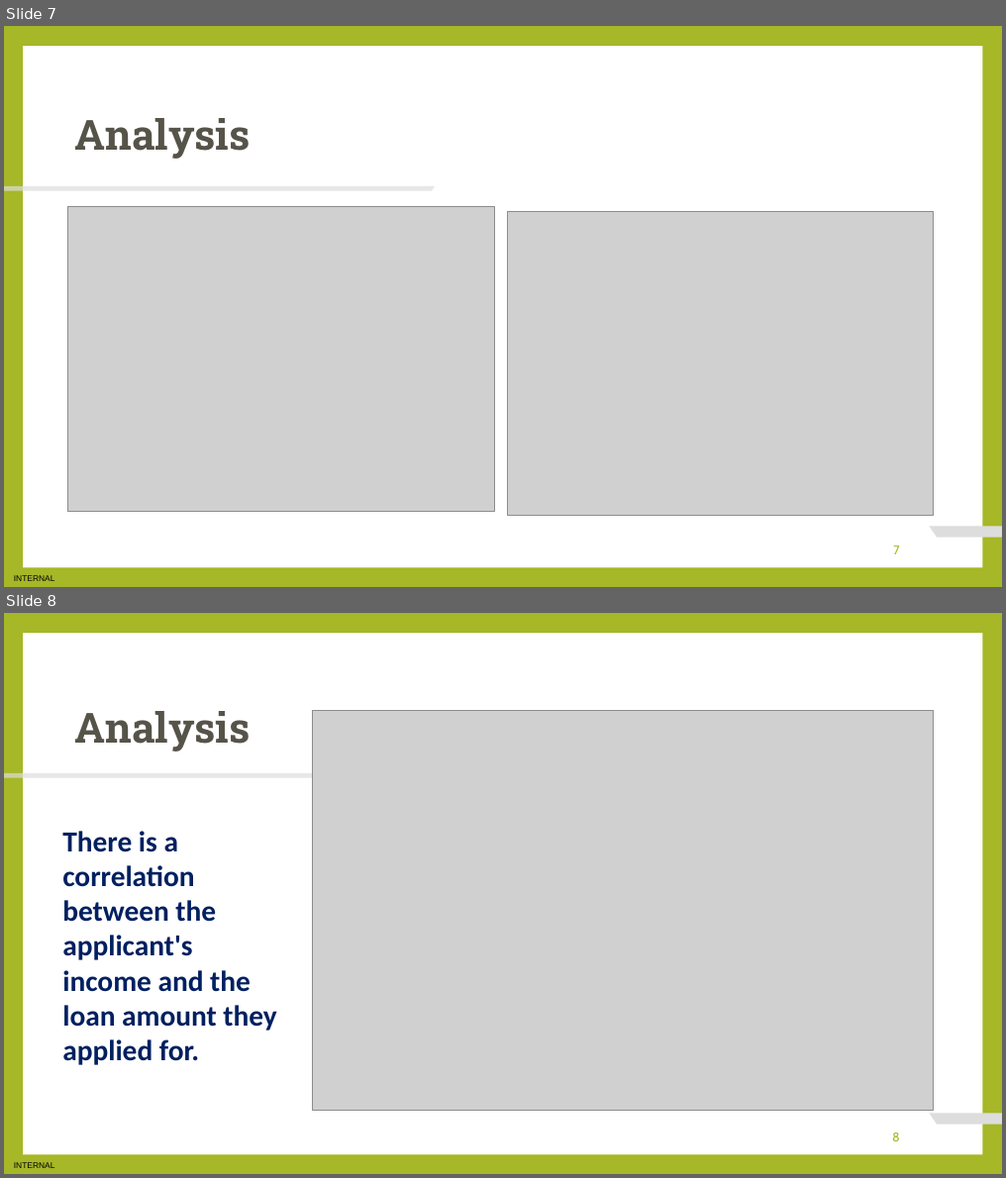
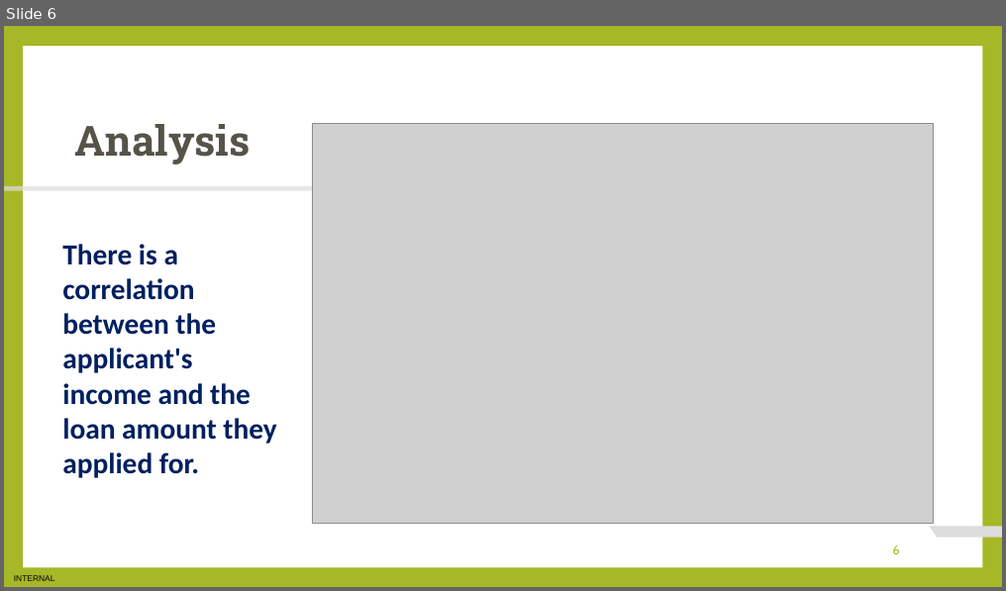
Before and after one commit to jmodzuka/Data-Science-Virtual-Internship, a slide deck: Task 3 - Preparing To Present/Task 3 - Preparing To Present.pptx. Shown one above the other, each under a label of ours: slides 7 and 8 before the commit, slide 6 after it. The pictures are 1006x1178 and 1006x591 pixels, drawn with LibreOffice and Linux fonts; fonts in the diff are those of the drawing; grey boxes stand for pictures. Boxes give left, top, right and bottom in pixels: in the first picture for what was removed or moved away, otherwise in the second. Text is boxed around its words. In the diff, an @@ line names an element or a change of style, - is before the commit and + after.

```diff
--- a/Task 3 - Preparing To Present/Task 3 - Preparing To Present.pptx
+++ b/Task 3 - Preparing To Present/Task 3 - Preparing To Present.pptx
@@ slide 7 removed at (4, 26, 1002, 587), background #A6B727; not listed: 4 template elements that a slide beside it also shows @@
@@ title removed at (75, 121, 333, 158) @@
-TEXT LAYOUT 1
@@ text removed at (75, 118, 251, 159) @@
-Analysis
@@ picture removed at (67, 207, 494, 512) @@
@@ picture removed at (508, 212, 934, 516) @@
@@ page number removed at (893, 546, 899, 555) @@
-7
@@ what was slide 8 is now slide 6 @@
@@ page number at (893, 546, 900, 555): text changed @@
-8
+6
```
Also in this commit, not shown: 5 slides changed, 1 slide added, 2 other slides removed, 1 other file.
